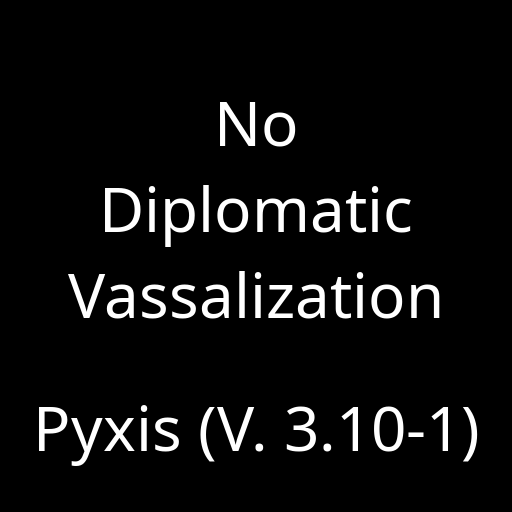
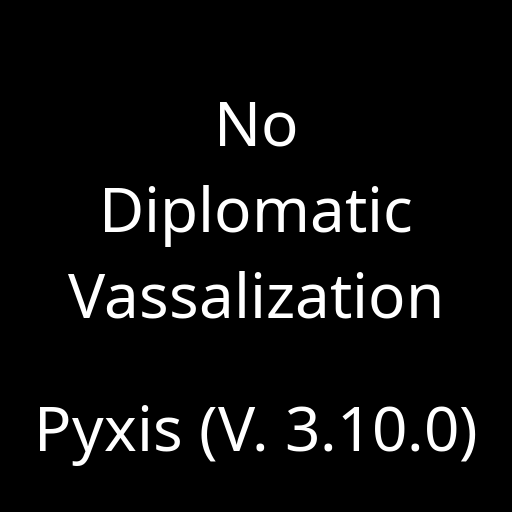
Layer changes from the first 512×512 image to the second:
painted on "Version No." over box(39, 405, 478, 466)
